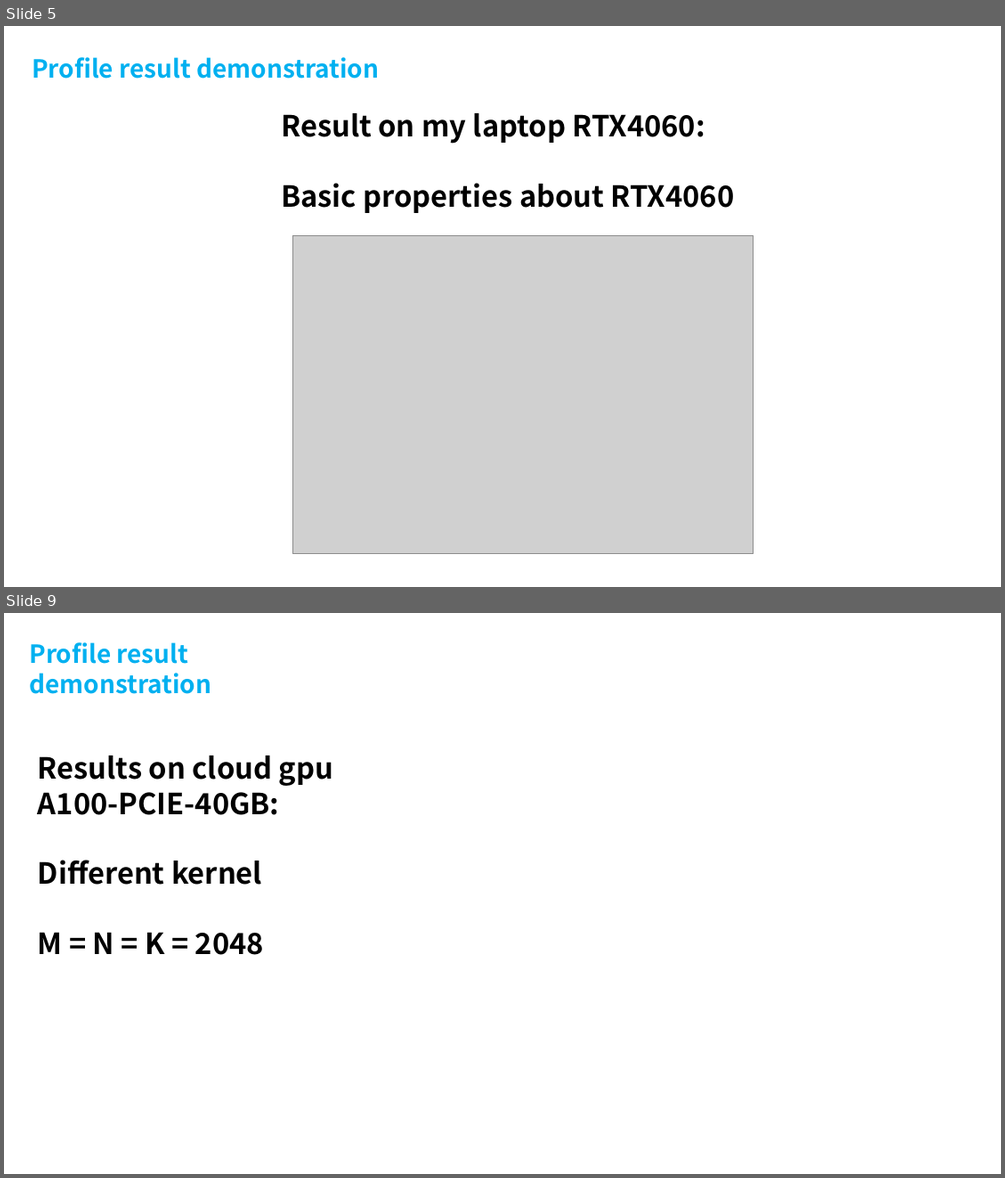
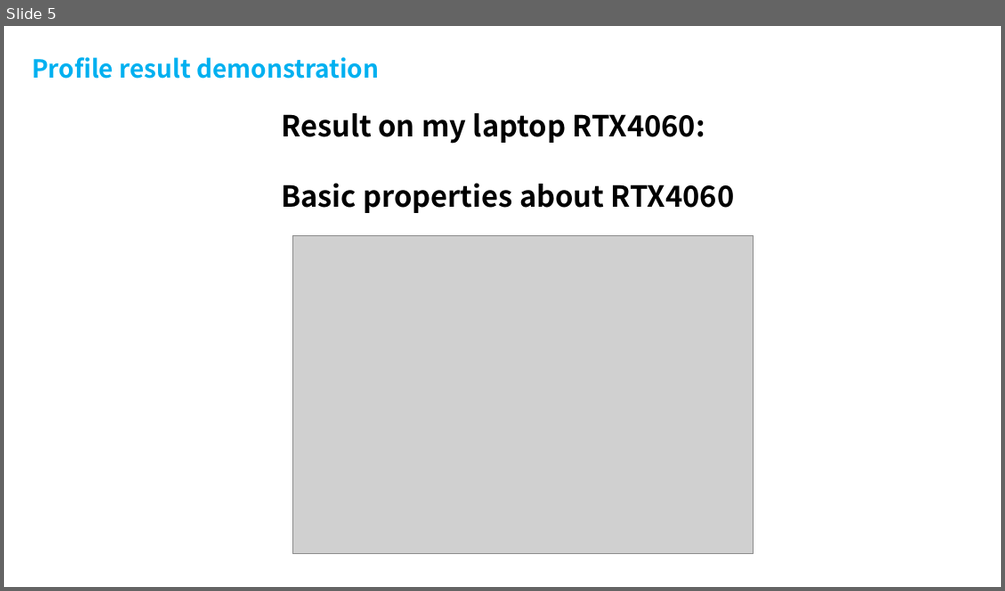
Before and after one commit to InhabitancyCocoon/feather_gemm, a slide deck: docs/presentation.pptx. Shown one above the other, each under a label of ours: slides 5 and 9 before the commit, slide 5 after it; the slides between them are not shown. The pictures are 1005x1178 and 1005x591 pixels, drawn with LibreOffice and Linux fonts; fonts in the diff are those of the drawing; grey boxes stand for pictures. Boxes give left, top, right and bottom in pixels: in the first picture for what was removed or moved away, otherwise in the second. Text is boxed around its words. In the diff, an @@ line names an element or a change of style, - is before the commit and + after.

```diff
--- a/docs/presentation.pptx
+++ b/docs/presentation.pptx
@@ slide 9 removed at (x1=4, y1=613, x2=1001, y2=1174), background #FFFFFF @@
@@ text removed at (x1=29, y1=642, x2=211, y2=694) @@
-Profile result demonstration
@@ text removed at (x1=38, y1=755, x2=333, y2=955) @@
-Results on cloud gpu A100-PCIE-40GB:
-Different kernel
-M = N = K = 2048
```
Also in this commit, not shown: 6 slides changed, 41 slides added, 4 other slides removed.
